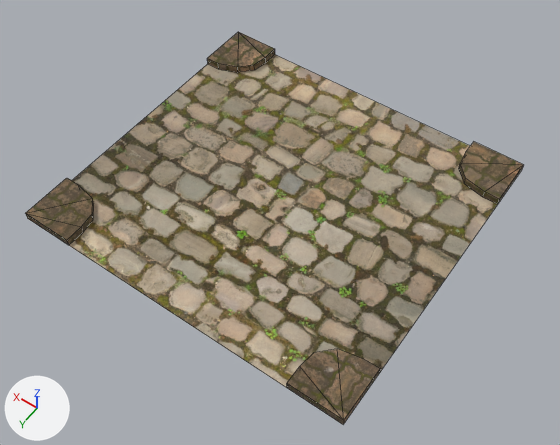
What one commit did to the FBX model Assets/Assets/Road Set/Middle.FBX.
The view is the same before and after, from a 50 mm camera at (-9.06, 12.72, 18.38) aimed at (-0.35, 0.54, -0.77). The axes (+X, +Y, +Z) are drawn at lower left. The lights are the same throughout. Mesh edges are drawn as thin lines. Where no turn or scale is listed for an object, it has been applied to the vertices.
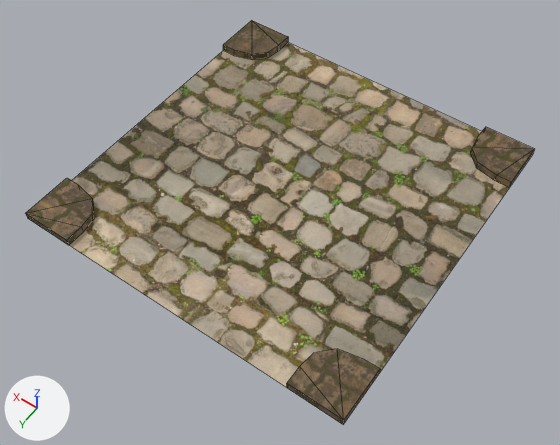
The change in detail:
me_mesh is used by ob_plane003; location (0.0, 0.0, 0.0).
me_mesh had 68 vertices, 41 faces and spanned x -5.68..5.68, y -5.26..5.26, z -0.13..0.13.
me_mesh now has 68 vertices, 41 faces and spans x -5.68..5.68, y -6.1..5.26, z -0.13..0.13.
me_mesh part 1: the loose piece of 16 vertices spanning x -5.68..-3.94, y -5.26..-3.52, z -0.13..0.13 is moved by (0.0, -0.83, 0.0).
me_mesh part 2: all 5 vertices in x 5.18..5.68, y -3.44, z -0.13..0.13 are moved by (0.0, -0.91, 0.0).
me_mesh part 3: all 2 vertices in x 4.52, y -3.71, z -0.13..0.13 are moved by (0.0, -0.84, 0.0).
me_mesh part 4: 10 of the vertices in x 4.02..5.68, y -5.26..-4.14, z -0.13..0.13 are moved by (0.0, -0.83, 0.0).
me_mesh part 5: 1 of the vertices in x -5.68, y -5.26, z -0.13 are moved by (0.0, -0.83, 0.0).
me_mesh part 6: texture (UV) coordinates of 41 of 41 faces, centred in x -5.68..5.68, y -5.26..5.26, z -0.13..0.13, changed; they spanned u 0.0..1.0, v 0.0..0.97 and now span u 0.0..1.0, v 0.04..0.99.

Pixel boxes (x1, y1, x2, y2) of what changed, in the pictures (560 x 445 px; the box of a moved part takes in the faces that stretch with it):
'Plane003', reshaped, surface changed: before (26, 32, 523, 424); after (26, 20, 534, 424)
part 1 of me_mesh, moved or reshaped: before (459, 142, 523, 204); after (471, 127, 534, 187)
part 2 of me_mesh, moved or reshaped: before (207, 58, 219, 69); after (223, 45, 234, 55)
part 3 of me_mesh, moved or reshaped: before (208, 32, 265, 72); after (223, 20, 278, 60)
part 4 of me_mesh, moved or reshaped: before (239, 32, 275, 70); after (252, 20, 288, 58)
part 5 of me_mesh, moved or reshaped: before (69, 55, 498, 387); after (69, 43, 509, 387)
part 6 of me_mesh, surface changed: (26, 178, 380, 424) in both
